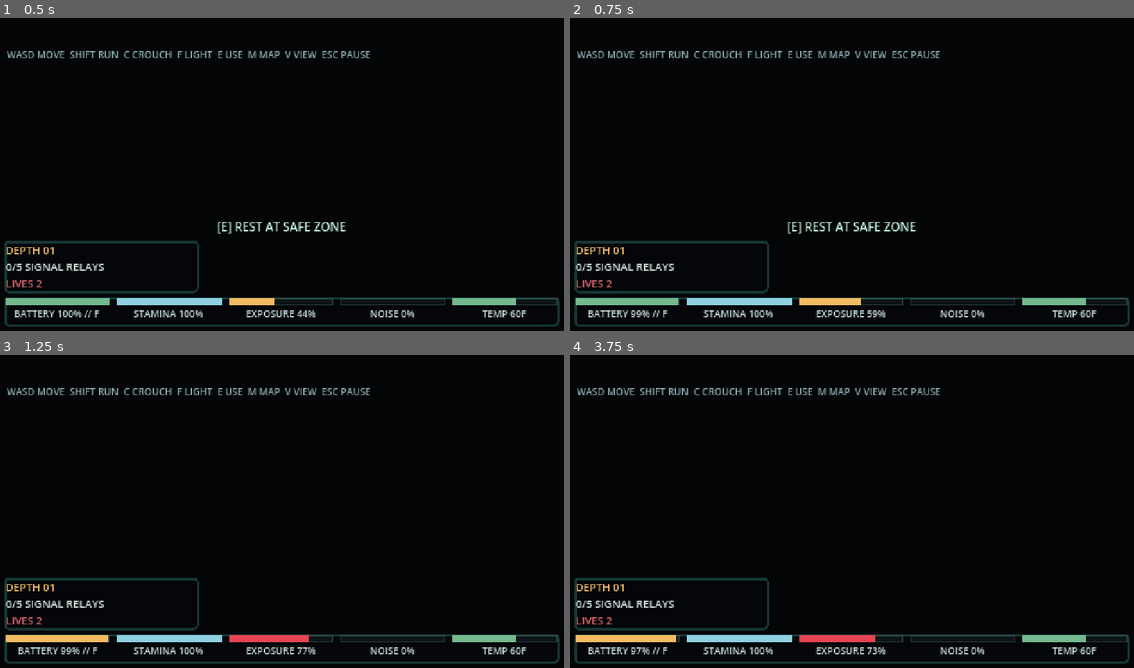
Above: before the commit, frames 1-4 (two rows, left to right).
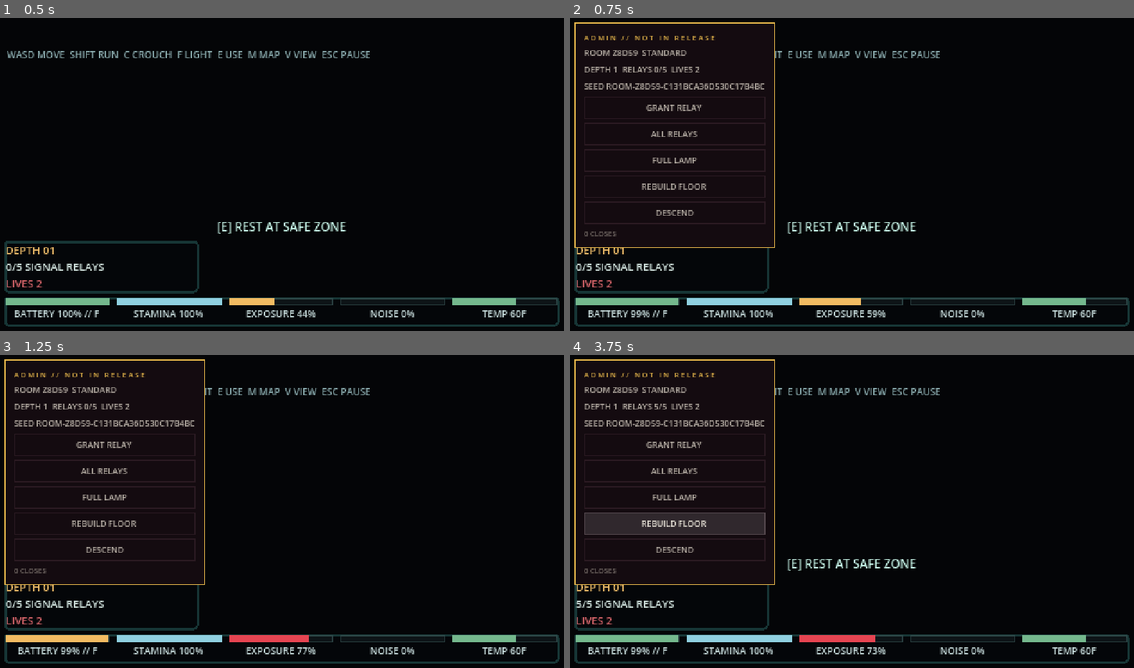
Above: after the commit, the same moments.

Repository: KyttuXD/LastRouteGodot
Game: Godot game, scene res://scenes/main_3d.tscn
Two runs of this game, one before a commit and one after it. Both use one fixed random seed, a clock stepped at 60 frames per second and the inputs below. This scene is started directly instead of the project's main scene.
Inputs (mouse positions are in pixels of both pictures, inside the frame that each line leads up to):
- Up to frame 1 (0.5 s): no input
- Up to frame 2 (0.75 s): tap Enter at 0.5 s; move the mouse to (976, 158) at 0.52 s; hold D (move_right) from 0.53 s (still down); tap 0 at 0.6 s; click (976, 158) at 0.67 s
- Up to frame 3 (1.25 s): keep holding D (move_right)
- Up to frame 4 (3.75 s): release D (move_right) at 1.25 s; click (677, 445) at 1.25 s, where only the run after the commit has a clickable "GRANT RELAY"; click (677, 470) at 2 s, where only the run after the commit has a clickable "ALL RELAYS"; click (677, 495) at 2.75 s, where only the run after the commit has a clickable "FULL LAMP"; click (677, 524) at 3.5 s, where only the run after the commit has a clickable "REBUILD FLOOR"

Frame 1 is identical in both runs. In frame 2, 4.2% of the frame differs, in the area x 0-37%, y 1-74%; in frame 3, 4.2%; in frame 4, 6.9%, in the area x 0-62%, y 1-96%.

Commit message:
Add the admin overlay, on the 0 key
Build.tools_enabled() has been sitting unused since the policy went in; this is
its first real customer. Every row of this overlay either states what the game
is currently thinking or reaches in and changes it, and both are things a
normal build must not offer -- so attach() returns null outside a debug build
and there is nothing to strip before shipping.

The key is read raw rather than through an action, so it never appears in the
Controls list. A player who rebinds their way into a dev menu has found a bug,
not a feature.

It knows nothing about either mode. The host supplies a status Callable and a
list of labelled actions, which is what lets one overlay serve a maze and an
office that share almost no state: the maze offers relays, lamp, a floor
rebuild and a descent; the office offers power, a jump to 5 AM and a fault
clear.

validate_admin checks both modes attach one, that it opens holding the cursor
and closes giving it back, that its readout renders rather than throwing --
these run every frame while open, and a crash in a dev tool is the worst place
to find one -- and that every action is callable, with ALL RELAYS actually
checked for its effect rather than merely for existing.

Co-Authored-By: Claude Opus 5 <noreply@anthropic.com>

Diff:
--- /dev/null
+++ b/scripts/validate_admin.gd
@@ -0,0 +1,95 @@
+extends RefCounted
+
+## Headless check on the admin overlay.
+##
+## Its whole reason to exist is that it must NOT exist in a normal build: every
+## row either states what the game is thinking or reaches in and changes it.
+## So what is worth testing is the gate, that both modes actually attach one,
+## that its readouts do not throw, and that its actions do what they say.
+##
+## Run with:
+##   godot4 --headless res://scenes/validate.tscn -- admin
+
+var _failures := 0
+
+
+func _fail(message: String) -> void:
+	print("  FAIL  %s" % message)
+	_failures += 1
+
+
+func run(host: Node) -> int:
+	# The gate itself. This suite only ever runs in a debug build, so what can
+	# be checked here is that the release path is a real branch and not a
+	# comment: attach returns null when tools are off.
+	if not Build.tools_enabled():
+		_fail("the check suite is running without tools enabled")
+
+	for entry in [["res://scenes/main_3d.tscn", "maze"],
+			["res://scenes/office_3d.tscn", "office"]]:
+		var scene: Node = load(String(entry[0])).instantiate()
+		host.get_tree().root.add_child(scene)
+		await host.get_tree().process_frame
+		await host.get_tree().process_frame
+
+		var menu: AdminMenu = null
+		for child in scene.get_children():
+			if child is AdminMenu:
+				menu = child
+		if menu == null:
+			_fail("%s has no admin overlay in a debug build" % entry[1])
+			scene.queue_free()
+			await host.get_tree().process_frame
+			continue
+
+		if menu.is_open():
+			_fail("%s opened its admin overlay uninvited" % entry[1])
+		# Closed, it must not be holding the cursor away from the game.
+		menu._set_open(true)
+		if not menu.is_open():
+			_fail("%s admin overlay would not open" % entry[1])
+		if not MouseLock.cursor_visible():
+			_fail("%s admin overlay is clickable without a cursor" % entry[1])
+		# The readout runs every frame while open; a throw here is a crash in a
+		# dev tool, which is the worst place to find one.
+		if menu._readout.text.is_empty():
+			_fail("%s admin overlay reads out nothing" % entry[1])
+		menu._set_open(false)
+		if MouseLock.cursor_visible() and entry[1] == "maze":
+			# The maze captures the mouse for first person; closing must give
+			# it back rather than leaving a free pointer over a captured game.
+			pass
+		print("  %-9s %s" % [entry[1], menu._readout.text.replace("\n", " // ")])
+
+		scene.queue_free()
+		await host.get_tree().process_frame
+
+	# Every action has to be callable. They are Callables built inline, so a
+	# typo in one is invisible until someone presses that button mid-test.
+	var scene: Node = load("res://scenes/main_3d.tscn").instantiate()
+	host.get_tree().root.add_child(scene)
+	await host.get_tree().process_frame
+	await host.get_tree().process_frame
+	var menu: AdminMenu = null
+	for child in scene.get_children():
+		if child is AdminMenu:
+			menu = child
+	if menu != null:
+		GameState.relays_collected = 0
+		for row in menu._actions:
+			var action: Callable = row["action"]
+			if not action.is_valid():
+				_fail("admin action '%s' is not callable" % row["label"])
+		# One with an observable effect, so this is not merely a null check.
+		for row in menu._actions:
+			if String(row["label"]) == "ALL RELAYS":
+				(row["action"] as Callable).call()
+		if GameState.relays_collected != GameState.relay_target:
+			_fail("ALL RELAYS left %d of %d collected"
+				% [GameState.relays_collected, GameState.relay_target])
+	scene.queue_free()
+	await host.get_tree().process_frame
+
+	if _failures == 0:
+		print("admin OK")
+	return _failures
--- a/scripts/validate_runner.gd
+++ b/scripts/validate_runner.gd
@@ -13,7 +13,7 @@
 ##
 ##   godot4 --headless res://scenes/validate.tscn -- pause layout camera_console
 
-const SUITES := ["room", "pause", "maze", "layout", "camera_console"]
+const SUITES := ["room", "pause", "maze", "admin", "layout", "camera_console"]
 
 
 func _ready() -> void:
--- a/src/main_3d.gd
+++ b/src/main_3d.gd
@@ -38,6 +38,7 @@
 	pause_menu.abandon_label = "ABANDON ROUTE"
 	pause_menu.abandoned.connect(_on_abandoned)
 	add_child(pause_menu)
+	_build_admin()
 	_build_floor()
 	_update_hud()
 
@@ -219,6 +220,28 @@
 		hud.update_escape(GameState.escape_progress, GameState.escape_required, GameState.escape_remaining, GameState.escape_duration)
 
 
+## Returns null outside a debug build, so nothing here exists in a release.
+func _build_admin() -> void:
+	AdminMenu.attach(self,
+		func() -> String:
+			return "ROOM %s  %s\nDEPTH %d  RELAYS %d/%d  LIVES %d\nSEED %s" % [
+				RoomState.code, RoomState.SCALE_LABELS[RoomState.map_scale],
+				GameState.depth, GameState.relays_collected,
+				GameState.relay_target, GameState.lives_remaining,
+				RoomState.seed_text],
+		[
+			{"label": "GRANT RELAY", "action": func() -> void:
+				GameState.relays_collected = mini(GameState.relay_target,
+					GameState.relays_collected + 1)},
+			{"label": "ALL RELAYS", "action": func() -> void:
+				GameState.relays_collected = GameState.relay_target},
+			{"label": "FULL LAMP", "action": func() -> void:
+				player.restore_lamp(GameConfig.MAX_LAMP_CHARGE)},
+			{"label": "REBUILD FLOOR", "action": _build_floor},
+			{"label": "DESCEND", "action": func() -> void: GameState.descend()},
+		])
+
+
 func _on_abandoned() -> void:
 	get_tree().paused = false
 	get_tree().change_scene_to_file("res://scenes/main_menu.tscn")
--- a/src/main_office.gd
+++ b/src/main_office.gd
@@ -95,6 +95,7 @@
 		button.pressed.connect(_on_parkour_node_pressed.bind(position))
 		_parkour_buttons.add_child(button)
 
+	_build_admin()
 	_end_panel.visible = false
 	_refresh()
 
@@ -145,6 +146,26 @@
 		for index in OfficeConfig.CAMERAS.size():
 			if Input.is_action_just_pressed("office_camera_%d" % (index + 1)):
 				monitor.select_by_index(index)
+
+
+## Returns null outside a debug build, so nothing here exists in a release.
+func _build_admin() -> void:
+	AdminMenu.attach(self,
+		func() -> String:
+			return "ROOM %s  OFFICE\nPOWER %d%%  %02d:%02d ELAPSED\nAWAY %.1fs  CAM %s" % [
+				RoomState.code, roundi(simulation.power),
+				int(simulation.elapsed) / 60, int(simulation.elapsed) % 60,
+				simulation.away_timer, simulation.current_camera],
+		[
+			{"label": "REFILL POWER", "action": func() -> void:
+				simulation.power = 100.0},
+			{"label": "SKIP TO 5 AM", "action": func() -> void:
+				simulation.elapsed = simulation.shift_duration * (5.0 / 6.0)},
+			{"label": "CLEAR FAULTS", "action": func() -> void:
+				simulation.disabled_systems.clear()
+				simulation.corrupted_cameras.clear()
+				simulation.blackout_timer = 0.0},
+		])
 
 
 func _on_abandoned() -> void:
--- /dev/null
+++ b/src/ui/admin_menu.gd
@@ -0,0 +1,123 @@
+class_name AdminMenu
+extends CanvasLayer
+
+## Developer overlay, on the 0 key.
+##
+## Gated behind Build.tools_enabled(), which is false in a release export
+## whatever anyone forgets to strip. This is the first real customer for that
+## policy: everything here either states what the game is currently thinking or
+## reaches in and changes it, and both are things a normal build must not offer.
+##
+## Deliberately NOT a rebindable action. The key is read raw so it never
+## appears in the Controls list, because a player who rebinds their way into a
+## dev menu has found a bug, not a feature.
+##
+## Actions are supplied by whoever builds it, so this file knows nothing about
+## maze or office specifics -- it draws rows and calls Callables. That is what
+## keeps one overlay serving two modes that share almost no state.
+
+const TOGGLE_KEY := KEY_0
+
+var _panel: PanelContainer
+var _readout: Label
+var _open := false
+## Ordered [{"label": String, "action": Callable}] and a Callable returning the
+## status text, both handed in by the mode that built this.
+var _actions: Array = []
+var _status: Callable = Callable()
+
+
+static func attach(host: Node, status: Callable, actions: Array) -> AdminMenu:
+	if not Build.tools_enabled():
+		return null
+	var menu := AdminMenu.new()
+	menu._status = status
+	menu._actions = actions
+	host.add_child(menu)
+	return menu
+
+
+func _ready() -> void:
+	process_mode = Node.PROCESS_MODE_ALWAYS
+	layer = 120
+	_build()
+
+
+func is_open() -> bool:
+	return _open
+
+
+func _build() -> void:
+	_panel = PanelContainer.new()
+	_panel.add_theme_stylebox_override("panel",
+		Palette.panel_box(Palette.PANEL, Palette.AMBER, 8))
+	_panel.set_anchors_preset(Control.PRESET_TOP_LEFT)
+	_panel.offset_left = 8
+	_panel.offset_top = 8
+	_panel.custom_minimum_size = Vector2(150, 0)
+	add_child(_panel)
+
+	var column := VBoxContainer.new()
+	column.add_theme_constant_override("separation", 3)
+	_panel.add_child(column)
+
+	var heading := Label.new()
+	heading.text = Palette.track("ADMIN // NOT IN RELEASE")
+	heading.add_theme_color_override("font_color", Palette.AMBER)
+	heading.add_theme_font_size_override("font_size", 6)
+	column.add_child(heading)
+
+	_readout = Label.new()
+	_readout.add_theme_color_override("font_color", Palette.BODY)
+	_readout.add_theme_font_size_override("font_size", 7)
+	column.add_child(_readout)
+
+	for entry in _actions:
+		var button := Button.new()
+		button.text = String(entry["label"])
+		button.add_theme_font_size_override("font_size", 7)
+		button.custom_minimum_size = Vector2(0, 13)
+		button.focus_mode = Control.FOCUS_NONE
+		Palette.style_button(button, false)
+		var action: Callable = entry["action"]
+		button.pressed.connect(func() -> void:
+			action.call()
+			_refresh())
+		column.add_child(button)
+
+	var hint := Label.new()
+	hint.text = "0 CLOSES"
+	hint.add_theme_color_override("font_color", Palette.MUTED)
+	hint.add_theme_font_size_override("font_size", 6)
+	column.add_child(hint)
+
+	_set_open(false)
+
+
+func _set_open(shown: bool) -> void:
+	_open = shown
+	_panel.visible = shown
+	# The overlay is clickable, so it needs the cursor -- and it must not take
+	# it from a mode that is running normally when it is closed.
+	MouseLock.claim("admin", shown)
+	if shown:
+		_refresh()
+
+
+func _refresh() -> void:
+	if _status.is_valid():
+		_readout.text = String(_status.call())
+
+
+func _process(_delta: float) -> void:
+	if _open:
+		_refresh()
+
+
+func _unhandled_input(event: InputEvent) -> void:
+	if not event is InputEventKey:
+		return
+	var key := event as InputEventKey
+	if key.pressed and not key.echo and key.physical_keycode == TOGGLE_KEY:
+		_set_open(not _open)
+		get_viewport().set_input_as_handled()
Not shown, added: scripts/validate_admin.gd.uid
Not shown, added: src/ui/admin_menu.gd.uid
